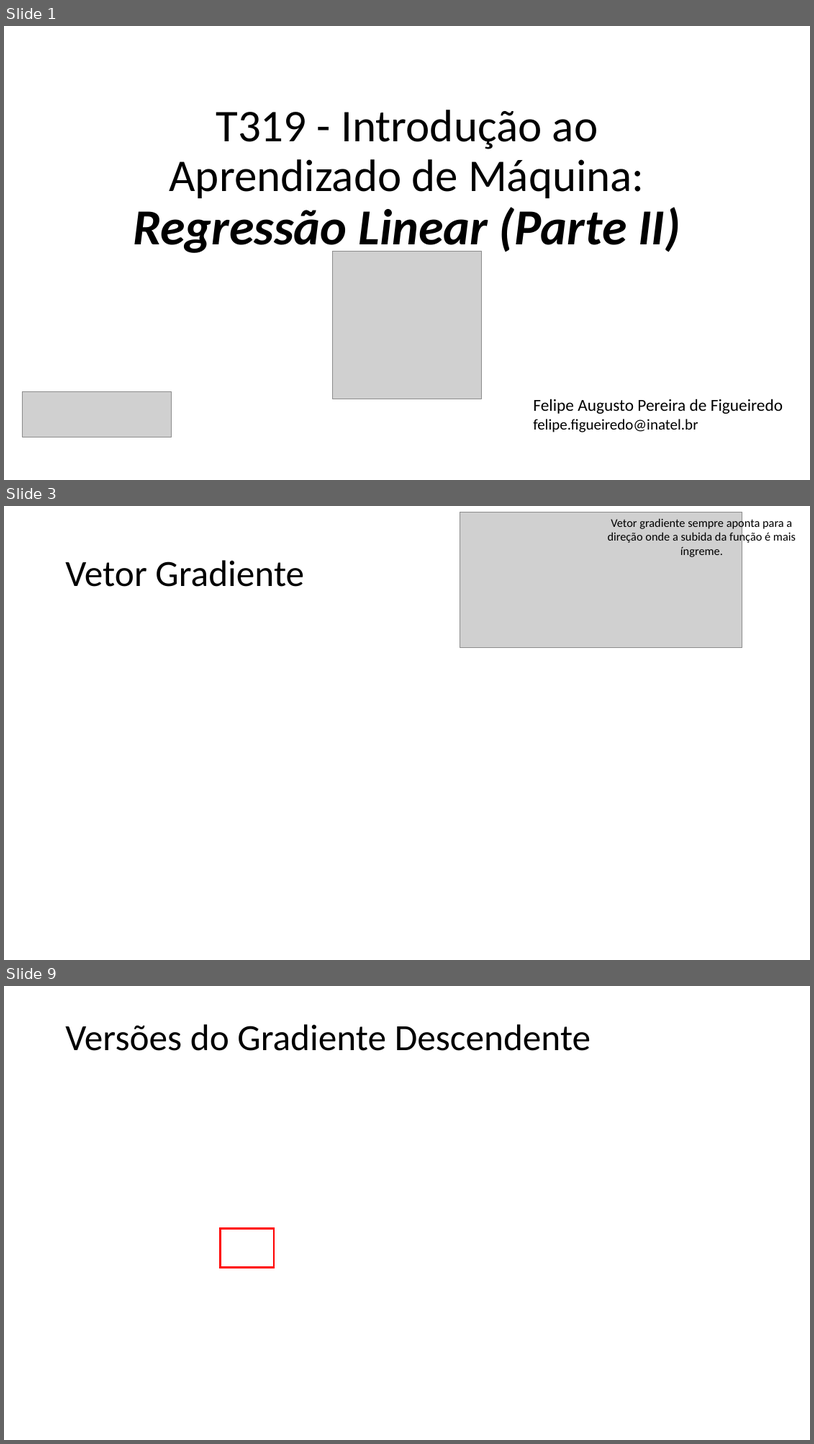
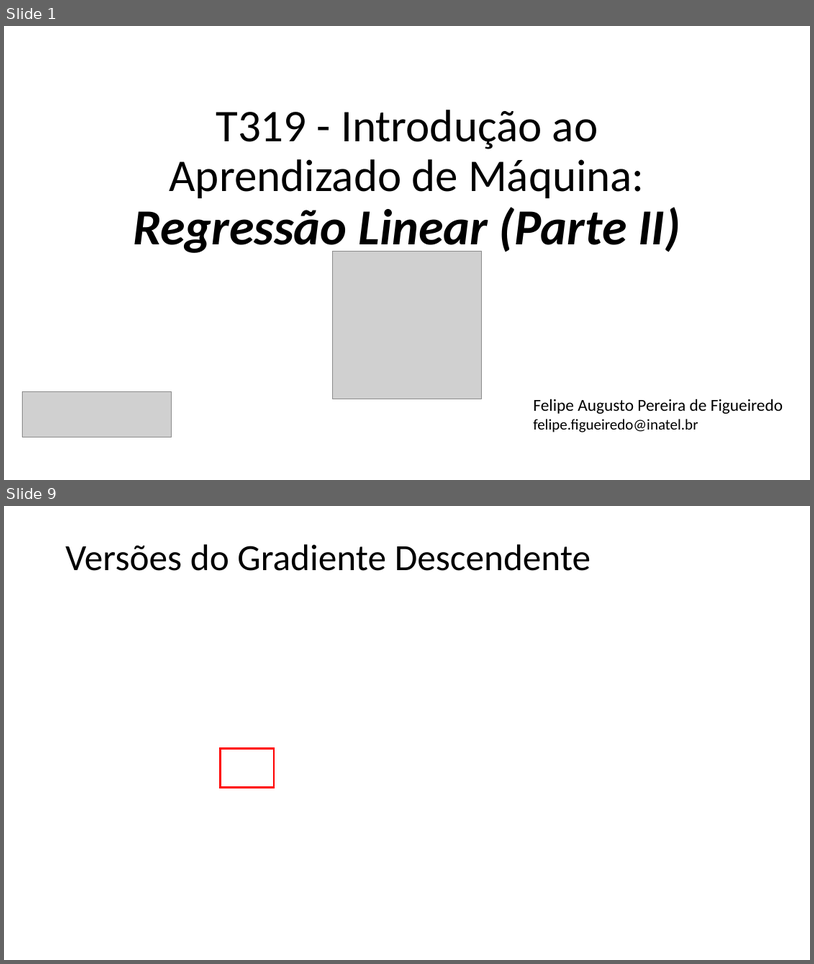
Before and after one commit to zz4fap/t319_aprendizado_de_maquina, a slide deck: slides/T319_Regressão_Linear (Parte II).pptx. Shown one above the other, each under a label of ours: slides 1, 3 and 9 before the commit, slides 1 and 9 after it; the slides between them are not shown. The pictures are 814x1444 and 814x964 pixels, drawn with LibreOffice and Linux fonts; fonts in the diff are those of the drawing; grey boxes stand for pictures. Boxes give left, top, right and bottom in pixels: in the first picture for what was removed or moved away, otherwise in the second. Text is boxed around its words. In the diff, an @@ line names an element or a change of style, - is before the commit and + after.

```diff
--- a/slides/T319_Regressão_Linear (Parte II).pptx
+++ b/slides/T319_Regressão_Linear (Parte II).pptx
@@ slide 3 removed at box(4, 506, 810, 960), background #FFFFFF @@
@@ picture removed at box(460, 512, 743, 647) @@
@@ text removed at box(608, 518, 796, 557) @@
-Vetor gradiente sempre aponta para a direção onde a subida da função é mais íngreme.
@@ title removed at box(65, 560, 304, 587) @@
-Vetor Gradiente
```
Also in this commit, not shown: 6 slides changed, 1 slide added, 1 other slide removed, 32 other files.
